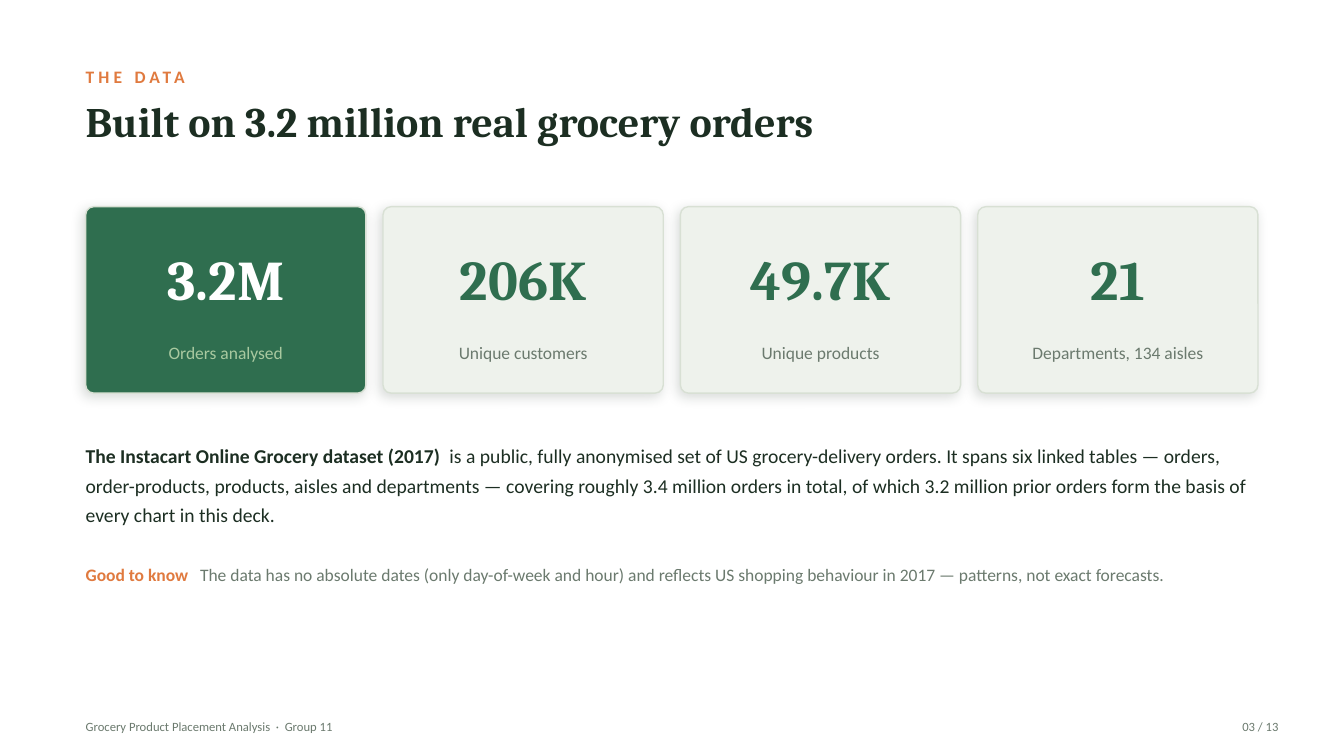
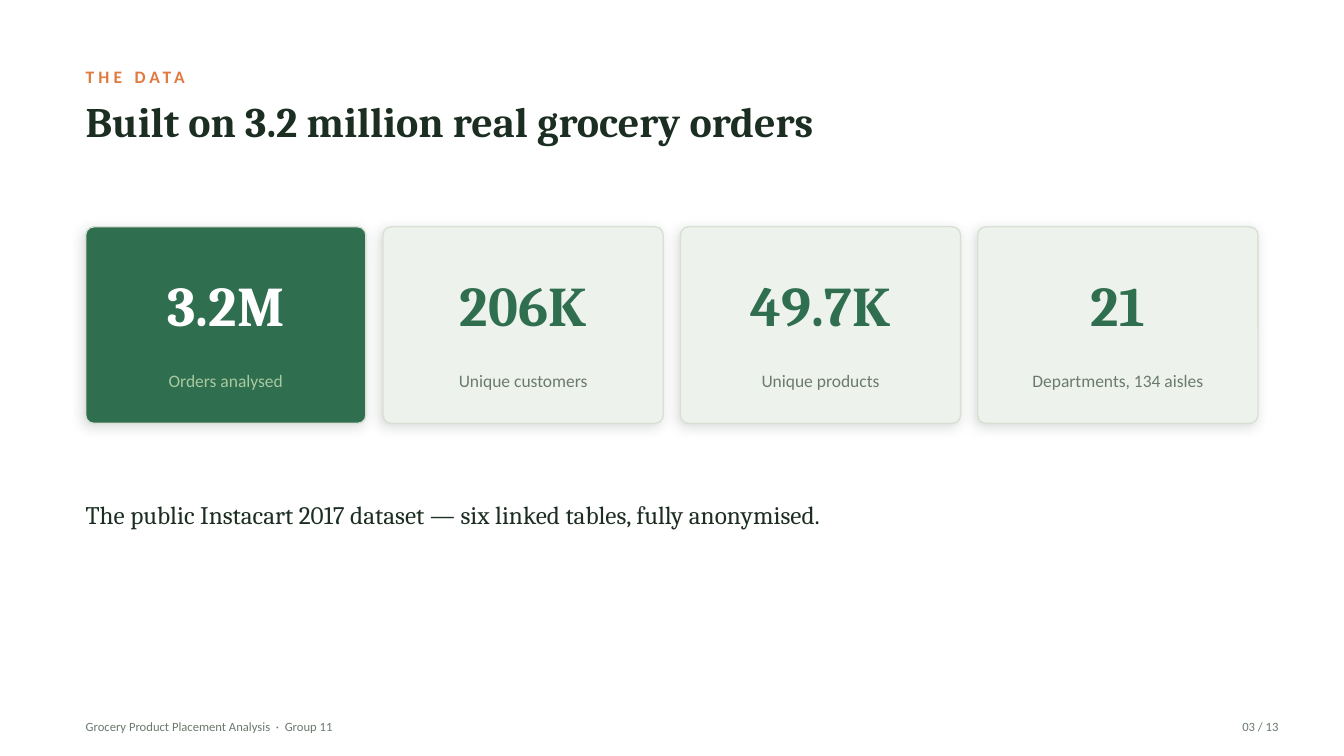
Before and after one commit to peslar01/ad24-11-grocery-product-placement-analysis, a slide deck: slide 3 of presentation/PODSV_Presentation_Group11.pptx. Drawn at 1344x756 pixels with LibreOffice and Linux fonts; fonts in the diff are those of the drawing. Boxes give left, top, right and bottom in pixels: in the first picture for what was removed or moved away, otherwise in the second. Text is boxed around its words. In the diff, an @@ line names an element or a change of style, - is before the commit and + after.

```diff
--- a/presentation/PODSV_Presentation_Group11.pptx
+++ b/presentation/PODSV_Presentation_Group11.pptx
@@ rounded rectangle resized from (x1=86, y1=207, x2=366, y2=393) to (x1=86, y1=227, x2=366, y2=423) @@
@@ rounded rectangle resized from (x1=383, y1=207, x2=663, y2=393) to (x1=383, y1=227, x2=663, y2=423) @@
@@ rounded rectangle resized from (x1=681, y1=207, x2=961, y2=393) to (x1=681, y1=227, x2=961, y2=423) @@
@@ proportions changed in 4 elements at (x1=86, y1=227, x2=366, y2=423), (x1=383, y1=227, x2=663, y2=423), (x1=681, y1=227, x2=961, y2=423), (x1=978, y1=227, x2=1258, y2=423) @@
@@ rounded rectangle resized from (x1=978, y1=207, x2=1258, y2=393) to (x1=978, y1=227, x2=1258, y2=423) @@
@@ text "3.2M" moved from (x1=167, y1=262, x2=284, y2=301) to (x1=167, y1=288, x2=284, y2=327) @@
@@ text "206K" moved from (x1=460, y1=262, x2=586, y2=301) to (x1=460, y1=288, x2=586, y2=327) @@
@@ text "49.7K" moved from (x1=751, y1=262, x2=890, y2=301) to (x1=751, y1=288, x2=890, y2=327) @@
@@ text "21" moved from (x1=1091, y1=262, x2=1145, y2=300) to (x1=1091, y1=288, x2=1145, y2=326) @@
@@ 4 texts moved together from (x1=169, y1=347, x2=1203, y2=362) to (x1=169, y1=375, x2=1203, y2=390) @@
@@ text removed at (x1=86, y1=448, x2=1245, y2=525) @@
-The Instacart Online Grocery dataset (2017) is a public, fully anonymised set of US grocery-delivery orders. It spans six linked tables — orders, order-products, products, aisles and departments — covering roughly 3.4 million orders in total, of which 3.2 million prior orders form the basis of every chart in this deck.
@@ text added at (x1=130, y1=506, x2=820, y2=530), 18 pt, text #1C2E22 @@
+The public Instacart 2017 dataset — six linked tables, fully anonymised.
@@ text removed at (x1=86, y1=568, x2=1164, y2=584) @@
-Good to know The data has no absolute dates (only day-of-week and hour) and reflects US shopping behaviour in 2017 — patterns, not exact forecasts.
```
Also in this commit, not shown: 11 other slides changed, 1 slide added, 1 slide removed, 8 other files.
